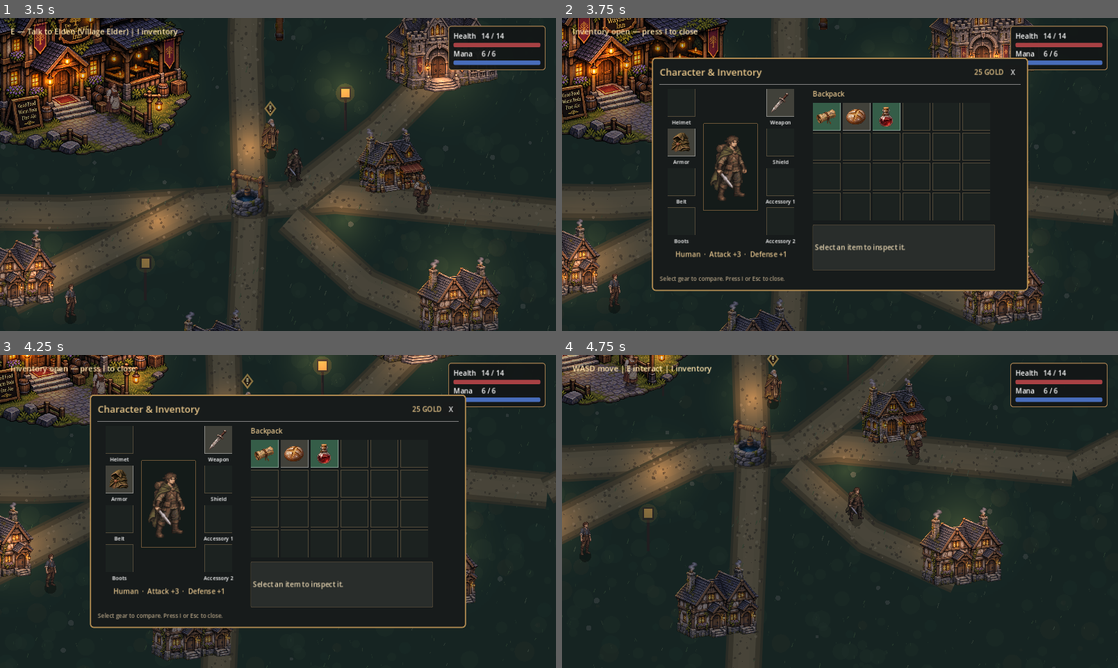
Above: before the commit, frames 1-4 (two rows, left to right).
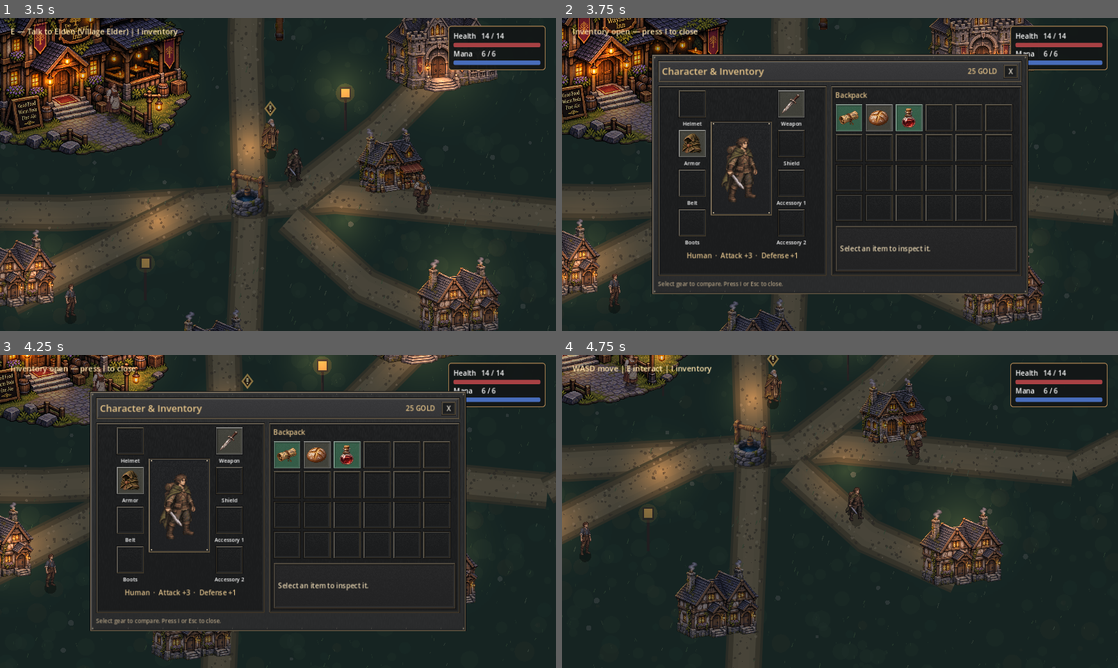
Above: after the commit, the same moments.

Repository: bhubler/elderwood-frontier-pc
Game: Godot game, scene res://scenes/game_menu.tscn
Two runs of this game, one before a commit and one after it. Both use one fixed random seed, a clock stepped at 60 frames per second and the inputs below.
Inputs (mouse positions are in pixels of both pictures, inside the frame that each line leads up to):
- Up to frame 1 (3.5 s): click "New Game" at 0.5 s; click "HUMAN Frontier traveler / wea…" at 1.25 s; click "X" at 2 s; tap Enter at 2.75 s; move the mouse to (400, 158) at 2.77 s; hold D from 2.78 s (still down); tap J at 2.85 s; click (400, 158) at 2.92 s; tap Space at 3.02 s
- Up to frame 2 (3.75 s): move the mouse to (728, 190) at 3.52 s; release D at 3.53 s; hold S from 3.53 s (still down); tap I at 3.6 s
- Up to frame 3 (4.25 s): keep holding S; tap Space at 3.77 s
- Up to frame 4 (4.75 s): tap I at 4.25 s; move the mouse to (895, 442) at 4.27 s; release S at 4.28 s; hold D from 4.28 s (still down); tap E at 4.35 s

Frame 1 is identical in both runs. In frame 2, 15% of the frame differs, in the area x 16-84%, y 11-89%; in frame 3, 15%; in frame 4, nothing differs.

Commit message:
Finish inventory surfaces in matte charcoal and aged metal

Diff:
--- /dev/null
+++ b/scripts/inventory_finish.gd
@@ -0,0 +1,64 @@
+extends RefCounted
+## Textured nine-slice surfaces for the inventory. The trim stays sharp as panels resize.
+
+const SIZE := 96
+const TRIM := 7
+const INK := Color("#e5ddce")
+const GOLD := Color("#cdb080")
+const CHARCOAL := Color("#2b2c2d")
+const RECESS := Color("#1c1d1e")
+const BRASS := Color("#817054")
+
+static var surfaces: Dictionary = {}
+
+static func surface(base: Color, trim: Color, padding: int, recessed := false, rivets := false) -> StyleBoxTexture:
+    var key := [base, trim, padding, recessed, rivets]
+    if surfaces.has(key):
+        return surfaces[key]
+    var image := Image.create_empty(SIZE, SIZE, false, Image.FORMAT_RGB8)
+    var grain := RandomNumberGenerator.new()
+    grain.seed = 18349
+    for y in range(SIZE):
+        for x in range(SIZE):
+            var near := mini(x, y)
+            var far := mini(SIZE - 1 - x, SIZE - 1 - y)
+            var edge := mini(near, far)
+            var shade := grain.randf_range(-0.023, 0.023) + (0.5 - float(y) / SIZE) * 0.034
+            var pixel := _shade(base, shade)
+            match edge:
+                0: pixel = Color("#101012")
+                1: pixel = _shade(trim, 0.16 if near < far else -0.23)
+                2: pixel = _shade(trim, -0.39)
+                3: pixel = _shade(base, 0.14 if near < far else 0.025)
+                4, 5:
+                    var lit := (far < near) if recessed else (near < far)
+                    pixel = _shade(base, 0.055 if lit else -0.22)
+            image.set_pixel(x, y, pixel)
+    if rivets:
+        for origin in [Vector2i(5, 5), Vector2i(SIZE - 8, 5), Vector2i(5, SIZE - 8), Vector2i(SIZE - 8, SIZE - 8)]:
+            image.fill_rect(Rect2i(origin, Vector2i(3, 3)), trim.lightened(0.26))
+            image.set_pixelv(origin + Vector2i(2, 2), trim.darkened(0.48))
+    var style := StyleBoxTexture.new()
+    style.texture = ImageTexture.create_from_image(image)
+    style.axis_stretch_horizontal = StyleBoxTexture.AXIS_STRETCH_MODE_TILE
+    for side in [SIDE_LEFT, SIDE_TOP, SIDE_RIGHT, SIDE_BOTTOM]:
+        style.set_texture_margin(side, TRIM + (1 if rivets else 0))
+        style.set_content_margin(side, padding)
+    surfaces[key] = style
+    return style
+
+static func _shade(color: Color, value: float) -> Color:
+    return color.lightened(value) if value >= 0.0 else color.darkened(-value)
+
+static func style_button(button: Button, base: Color, trim: Color, padding: int, recessed := true) -> void:
+    button.add_theme_stylebox_override("normal", surface(base, trim, padding, recessed))
+    button.add_theme_stylebox_override("disabled", surface(base, trim, padding, recessed))
+    button.add_theme_stylebox_override("hover", surface(base.lightened(0.10), trim.lightened(0.25), padding, recessed))
+    button.add_theme_stylebox_override("pressed", surface(base.darkened(0.16), trim.lightened(0.12), padding, true))
+    var focus := StyleBoxFlat.new()
+    focus.bg_color = Color.TRANSPARENT
+    focus.border_color = GOLD
+    focus.set_border_width_all(2)
+    button.add_theme_stylebox_override("focus", focus)
+    button.add_theme_color_override("font_color", INK)
+    button.add_theme_color_override("font_hover_color", Color.WHITE)
--- a/scripts/inventory_portrait.gd
+++ b/scripts/inventory_portrait.gd
@@ -1,5 +1,6 @@
 extends Control
 
+const Finish := preload("res://scripts/inventory_finish.gd")
 const PlayerArt := preload("res://scripts/player.gd")
 
 var portrait: Texture2D
@@ -17,10 +18,8 @@
 
 func _draw() -> void:
     var center := Vector2(size.x * 0.5, size.y * 0.5)
-    var border := Color("#6b5438")
-    var outer := Rect2(Vector2(6, 6), size - Vector2(12, 12))
-    draw_rect(outer, Color("#141b19"))
-    draw_rect(outer.grow(-5), border, false)
+    var outer := Rect2(Vector2(2, 2), size - Vector2(4, 4))
+    draw_style_box(Finish.surface(Color("#202123"), Finish.BRASS, 8, true, true), outer)
     var available := size - Vector2(24, 24)
     if sword_pose:
         var frame := PlayerArt.SWORD_FRAME_SIZE
--- a/scripts/inventory_slot.gd
+++ b/scripts/inventory_slot.gd
@@ -1,5 +1,6 @@
 extends Button
 
+const Finish := preload("res://scripts/inventory_finish.gd")
 const Art := preload("res://scripts/wayfinding_art.gd")
 const ATLAS_PATH := "res://art/items/inventory_items.png"
 const ICON_CELLS := {
@@ -31,12 +32,9 @@
     var empty := item.is_empty()
     disabled = empty
     var rarity: String = item.get("rarity", "Common")
-    var background: Color = Color("#1c2220") if empty else RARITY_COLORS.get(rarity, RARITY_COLORS["Common"])
+    var background: Color = Finish.RECESS if empty else RARITY_COLORS.get(rarity, RARITY_COLORS["Common"])
     var border: Color = Color("#524a39") if empty else background.lightened(0.38)
-    add_theme_stylebox_override("normal", _tile_style(background, border))
-    add_theme_stylebox_override("disabled", _tile_style(background, border))
-    add_theme_stylebox_override("hover", _tile_style(background.lightened(0.12), border.lightened(0.22)))
-    add_theme_stylebox_override("pressed", _tile_style(background.darkened(0.16), border.lightened(0.22)))
+    Finish.style_button(self, background, border, 5)
     icon = _item_icon(item_id) if not empty else null
     text = str(item.get("icon", "")) if icon == null else ""
     if empty:
@@ -45,14 +43,6 @@
         tooltip_text = "%s · %s" % [item["name"], rarity]
         if item.has("charges"):
             tooltip_text += " (%d remaining)" % int(item["charges"])
-
-static func _tile_style(background: Color, border: Color) -> StyleBoxFlat:
-    var style := StyleBoxFlat.new()
-    style.bg_color = background
-    style.border_color = border
-    style.set_border_width_all(1)
-    style.set_content_margin_all(5)
-    return style
 
 static func _item_icon(item_id: String) -> Texture2D:
     if icons.has(item_id):
--- a/scripts/village_interactions.gd
+++ b/scripts/village_interactions.gd
@@ -34,6 +34,7 @@
 var mana_text: Label
 var travel_button: Button
 var offered_route: Dictionary = {}
+const InventoryFinish := preload("res://scripts/inventory_finish.gd")
 const InventorySlot := preload("res://scripts/inventory_slot.gd")
 const InventoryPortrait := preload("res://scripts/inventory_portrait.gd")
 var inventory_portrait: InventoryPortrait
@@ -279,18 +280,18 @@
     inventory_panel.custom_minimum_size.x = 866
     inventory_panel.mouse_filter = Control.MOUSE_FILTER_STOP
     inventory_center.add_child(inventory_panel)
-    var frame := StyleBoxFlat.new()
-    frame.bg_color = Color("#171b1b")
-    frame.border_color = Color("#b18b51")
-    frame.set_border_width_all(3)
-    frame.set_corner_radius_all(8)
-    frame.set_content_margin_all(18)
-    inventory_panel.add_theme_stylebox_override("panel", frame)
+    inventory_panel.add_theme_stylebox_override("panel",
+        InventoryFinish.surface(InventoryFinish.CHARCOAL, InventoryFinish.BRASS, 14, false, true))
     var layout := VBoxContainer.new()
-    layout.add_theme_constant_override("separation", 9)
+    layout.add_theme_constant_override("separation", 8)
     inventory_panel.add_child(layout)
+    var header := PanelContainer.new()
+    header.add_theme_stylebox_override("panel",
+        InventoryFinish.surface(Color("#363638"), InventoryFinish.BRASS, 9))
+    layout.add_child(header)
     var top := HBoxContainer.new()
-    layout.add_child(top)
+    top.add_theme_constant_override("separation", 14)
+    header.add_child(top)
     var heading := Label.new()
     heading.text = "Character & Inventory"
     heading.add_theme_font_size_override("font_size", 22)
@@ -301,15 +302,14 @@
     gold_label.add_theme_color_override("font_color", Color("#e7c589"))
     top.add_child(gold_label)
     PanelHeader.add_close_button(top, _close_inventory)
-    var rule := HSeparator.new()
-    layout.add_child(rule)
+    InventoryFinish.style_button(top.get_node("CloseButton"), InventoryFinish.RECESS, InventoryFinish.BRASS, 4)
     var columns := HBoxContainer.new()
-    columns.add_theme_constant_override("separation", 22)
+    columns.add_theme_constant_override("separation", 9)
     layout.add_child(columns)
     var left := VBoxContainer.new()
     left.custom_minimum_size = Vector2(330, 0)
     left.add_theme_constant_override("separation", 9)
-    columns.add_child(left)
+    _inventory_well(columns, left)
     var loadout := HBoxContainer.new()
     loadout.size_flags_horizontal = Control.SIZE_SHRINK_CENTER
     loadout.add_theme_constant_override("separation", 8)
@@ -328,7 +328,7 @@
     var right := VBoxContainer.new()
     right.custom_minimum_size = Vector2(420, 0)
     right.add_theme_constant_override("separation", 9)
-    columns.add_child(right)
+    _inventory_well(columns, right)
     var bag_title := Label.new()
     bag_title.text = "Backpack"
     bag_title.add_theme_color_override("font_color", Color("#dfc08a"))
@@ -340,7 +340,8 @@
     right.add_child(inventory_grid)
     var details_frame := PanelContainer.new()
     details_frame.custom_minimum_size = Vector2(420, 106)
-    details_frame.add_theme_stylebox_override("panel", _slot_style())
+    details_frame.add_theme_stylebox_override("panel",
+        InventoryFinish.surface(Color("#242425"), InventoryFinish.BRASS.darkened(0.25), 11, true))
     right.add_child(details_frame)
     item_details = Label.new()
     item_details.autowrap_mode = TextServer.AUTOWRAP_WORD_SMART
@@ -349,10 +350,12 @@
     item_action = Button.new()
     item_action.pressed.connect(_apply_inspected_item)
     right.add_child(item_action)
+    InventoryFinish.style_button(item_action, Color("#3a3228"), InventoryFinish.BRASS, 7, false)
     second_accessory_action = Button.new()
     second_accessory_action.text = "Equip in Accessory 2"
     second_accessory_action.pressed.connect(_apply_inspected_item.bind("accessory_2"))
     right.add_child(second_accessory_action)
+    InventoryFinish.style_button(second_accessory_action, Color("#3a3228"), InventoryFinish.BRASS, 7, false)
     var footer := Label.new()
     footer.text = "Select gear to compare. Press I or Esc to close."
     footer.add_theme_font_size_override("font_size", 13)
@@ -381,14 +384,13 @@
         "accessory_2": return "Accessory 2"
         _: return kind.capitalize()
 
-func _slot_style() -> StyleBoxFlat:
-    var style := StyleBoxFlat.new()
-    style.bg_color = Color("#292d2b")
-    style.border_color = Color("#64533b")
-    style.set_border_width_all(1)
-    style.set_corner_radius_all(3)
-    style.set_content_margin_all(5)
-    return style
+func _inventory_well(parent: HBoxContainer, content: Control) -> void:
+    var panel := PanelContainer.new()
+    panel.size_flags_horizontal = Control.SIZE_EXPAND_FILL
+    panel.add_theme_stylebox_override("panel",
+        InventoryFinish.surface(InventoryFinish.RECESS, InventoryFinish.BRASS.darkened(0.20), 10, true))
+    parent.add_child(panel)
+    panel.add_child(content)
 
 func _refresh_inventory() -> void:
     gold_label.text = "%d GOLD" % gold
